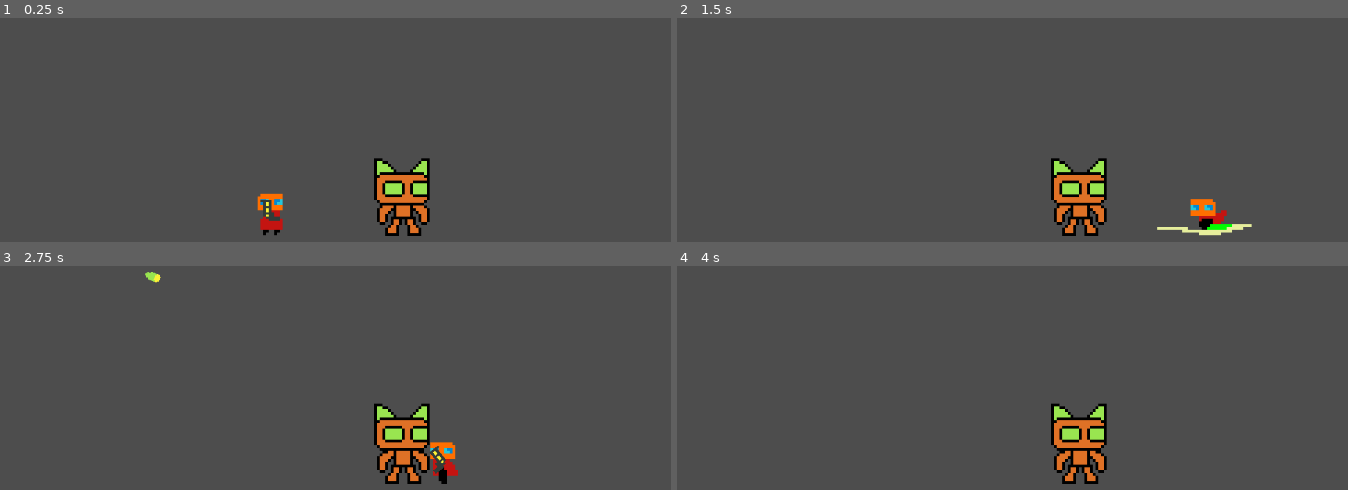
Above: before the commit, frames 1-4 (two rows, left to right).
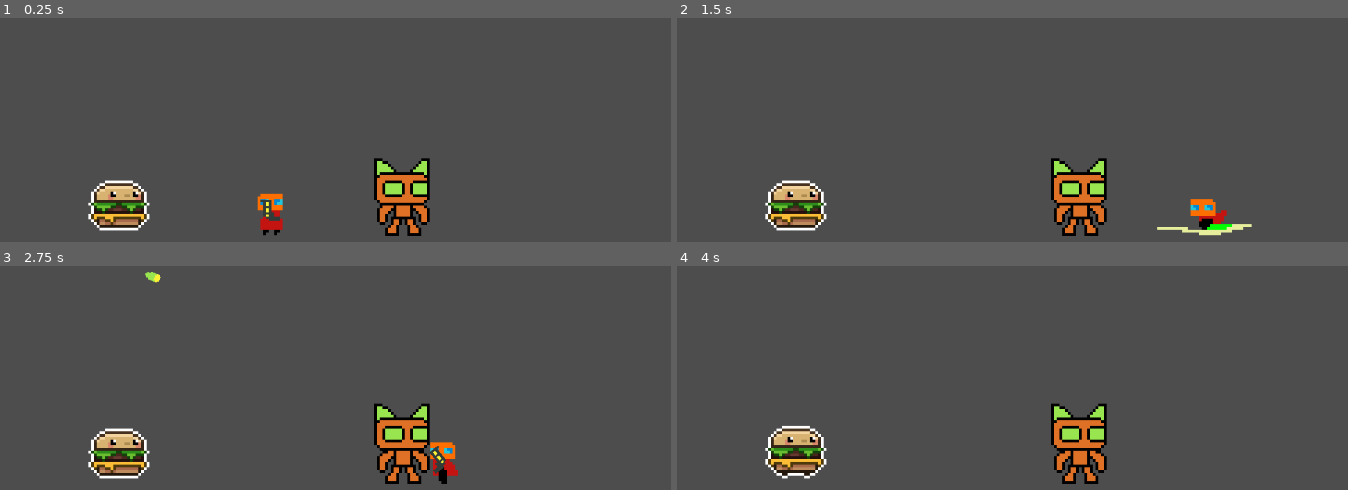
Above: after the commit, the same moments.

Repository: mendsergon/Kill-The-Food-Pyramid
Game: Godot game, scene res://Assets/Scenes/game.tscn
Two runs of this game, one before a commit and one after it. Both use one fixed random seed, a clock stepped at 60 frames per second and the inputs below.
Inputs (mouse positions are in pixels of both pictures, inside the frame that each line leads up to):
- Up to frame 1 (0.25 s): no input
- Up to frame 2 (1.5 s): move the mouse to (1126, 183) at 0.52 s; hold D (move_right) from 0.53 s (still down); tap Shift (dash) at 0.6 s; tap Space (jump) at 0.77 s; move the mouse to (791, 228) at 1.27 s; tap E (melee) at 1.35 s
- Up to frame 3 (2.75 s): tap Space (jump) at 1.52 s; move the mouse to (348, 355) at 2.02 s; release D (move_right) at 2.03 s; hold A (move_left) from 2.03 s (still down); click (348, 355) at 2.1 s
- Up to frame 4 (4 s): move the mouse to (outside the picture) at 2.77 s; release A (move_left) at 2.78 s; hold D (move_right) from 2.78 s (still down); tap Shift (dash) at 2.85 s; tap Space (jump) at 3.02, 3.77 s; move the mouse to (outside the picture) at 3.52 s; tap E (melee) at 3.6 s

The runs differ from the first frame. In frame 1, 1.7% of the frame differs, in the area x 13-23%, y 72-96%; in frame 2, 1.7%; in frame 3, 1.7%; in frame 4, 1.7%, in the area x 13-23%, y 71-96%.

Commit message:
Added burger enemy scene, still need to write the script and also redraw the sprite

Diff:
--- /dev/null
+++ b/Assets/Scenes/burger.tscn
@@ -0,0 +1,117 @@
+[gd_scene load_steps=16 format=3 uid="uid://cpaq54jiqc41b"]
+
+[ext_resource type="Texture2D" uid="uid://ds8o73o64ppxy" path="res://Assets/Sprites/Burger/burger_spritesheet.png" id="1_v0fd3"]
+
+[sub_resource type="AtlasTexture" id="AtlasTexture_nv2io"]
+atlas = ExtResource("1_v0fd3")
+region = Rect2(0, 32, 32, 32)
+
+[sub_resource type="AtlasTexture" id="AtlasTexture_str7p"]
+atlas = ExtResource("1_v0fd3")
+region = Rect2(32, 32, 32, 32)
+
+[sub_resource type="AtlasTexture" id="AtlasTexture_sch4o"]
+atlas = ExtResource("1_v0fd3")
+region = Rect2(64, 32, 32, 32)
+
+[sub_resource type="AtlasTexture" id="AtlasTexture_u2dmx"]
+atlas = ExtResource("1_v0fd3")
+region = Rect2(96, 32, 32, 32)
+
+[sub_resource type="AtlasTexture" id="AtlasTexture_q1awb"]
+atlas = ExtResource("1_v0fd3")
+region = Rect2(128, 32, 32, 32)
+
+[sub_resource type="AtlasTexture" id="AtlasTexture_e2w0x"]
+atlas = ExtResource("1_v0fd3")
+region = Rect2(160, 32, 32, 32)
+
+[sub_resource type="AtlasTexture" id="AtlasTexture_h6uvv"]
+atlas = ExtResource("1_v0fd3")
+region = Rect2(0, 64, 32, 32)
+
+[sub_resource type="AtlasTexture" id="AtlasTexture_ty6r6"]
+atlas = ExtResource("1_v0fd3")
+region = Rect2(32, 64, 32, 32)
+
+[sub_resource type="AtlasTexture" id="AtlasTexture_uwokw"]
+atlas = ExtResource("1_v0fd3")
+region = Rect2(64, 64, 32, 32)
+
+[sub_resource type="AtlasTexture" id="AtlasTexture_xk4o7"]
+atlas = ExtResource("1_v0fd3")
+region = Rect2(96, 64, 32, 32)
+
+[sub_resource type="AtlasTexture" id="AtlasTexture_1jqt4"]
+atlas = ExtResource("1_v0fd3")
+region = Rect2(128, 64, 32, 32)
+
+[sub_resource type="AtlasTexture" id="AtlasTexture_fmqit"]
+atlas = ExtResource("1_v0fd3")
+region = Rect2(160, 64, 32, 32)
+
+[sub_resource type="SpriteFrames" id="SpriteFrames_pd5nq"]
+animations = [{
+"frames": [{
+"duration": 1.0,
+"texture": SubResource("AtlasTexture_nv2io")
+}, {
+"duration": 1.0,
+"texture": SubResource("AtlasTexture_str7p")
+}, {
+"duration": 1.0,
+"texture": SubResource("AtlasTexture_sch4o")
+}, {
+"duration": 1.0,
+"texture": SubResource("AtlasTexture_u2dmx")
+}, {
+"duration": 1.0,
+"texture": SubResource("AtlasTexture_q1awb")
+}, {
+"duration": 1.0,
+"texture": SubResource("AtlasTexture_e2w0x")
+}],
+"loop": true,
+"name": &"Idle",
+"speed": 10.0
+}, {
+"frames": [{
+"duration": 1.0,
+"texture": SubResource("AtlasTexture_h6uvv")
+}, {
+"duration": 1.0,
+"texture": SubResource("AtlasTexture_ty6r6")
+}, {
+"duration": 1.0,
+"texture": SubResource("AtlasTexture_uwokw")
+}, {
+"duration": 1.0,
+"texture": SubResource("AtlasTexture_xk4o7")
+}, {
+"duration": 1.0,
+"texture": SubResource("AtlasTexture_1jqt4")
+}, {
+"duration": 1.0,
+"texture": SubResource("AtlasTexture_fmqit")
+}],
+"loop": true,
+"name": &"Run",
+"speed": 10.0
+}]
+
+[sub_resource type="RectangleShape2D" id="RectangleShape2D_1c0mp"]
+size = Vector2(19, 19)
+
+[node name="Burger" type="CharacterBody2D"]
+collision_layer = 4
+collision_mask = 7
+
+[node name="AnimatedSprite2D" type="AnimatedSprite2D" parent="."]
+position = Vector2(16, -17)
+sprite_frames = SubResource("SpriteFrames_pd5nq")
+animation = &"Idle"
+autoplay = "Idle"
+
+[node name="CollisionShape2D" type="CollisionShape2D" parent="."]
+position = Vector2(16, -11)
+shape = SubResource("RectangleShape2D_1c0mp")
--- a/Assets/Scenes/game.tscn
+++ b/Assets/Scenes/game.tscn
@@ -1,7 +1,8 @@
-[gd_scene load_steps=4 format=3 uid="uid://bpbg1hrm0jn1k"]
+[gd_scene load_steps=5 format=3 uid="uid://bpbg1hrm0jn1k"]
 
 [ext_resource type="PackedScene" uid="uid://dr0o1vrv8l7kq" path="res://Assets/Scenes/player.tscn" id="1_nbu75"]
 [ext_resource type="PackedScene" uid="uid://cblsyvnaj77bb" path="res://Assets/Scenes/cyber_cat.tscn" id="2_pfbgl"]
+[ext_resource type="PackedScene" uid="uid://cpaq54jiqc41b" path="res://Assets/Scenes/burger.tscn" id="3_22p6o"]
 
 [sub_resource type="WorldBoundaryShape2D" id="WorldBoundaryShape2D_nbu75"]
 
@@ -23,3 +24,6 @@
 
 [node name="Player" parent="." instance=ExtResource("1_nbu75")]
 position = Vector2(14, 0)
+
+[node name="Burger" parent="." instance=ExtResource("3_22p6o")]
+position = Vector2(-57, 2)
--- a/Assets/Scenes/player.tscn
+++ b/Assets/Scenes/player.tscn
@@ -333,10 +333,8 @@
 [node name="AnimatedSprite2D" type="AnimatedSprite2D" parent="."]
 position = Vector2(0, -8)
 sprite_frames = SubResource("SpriteFrames_w3t24")
-animation = &"Swing_1"
+animation = &"Idle"
 autoplay = "Idle"
-frame = 6
-frame_progress = 0.992071
 
 [node name="CollisionShape2D" type="CollisionShape2D" parent="."]
 position = Vector2(0, -7)
Binary file added: Assets/Sprites/Burger/burger_spritesheet.png
Not shown, added: Assets/Sprites/Burger/burger_spritesheet.png.import
